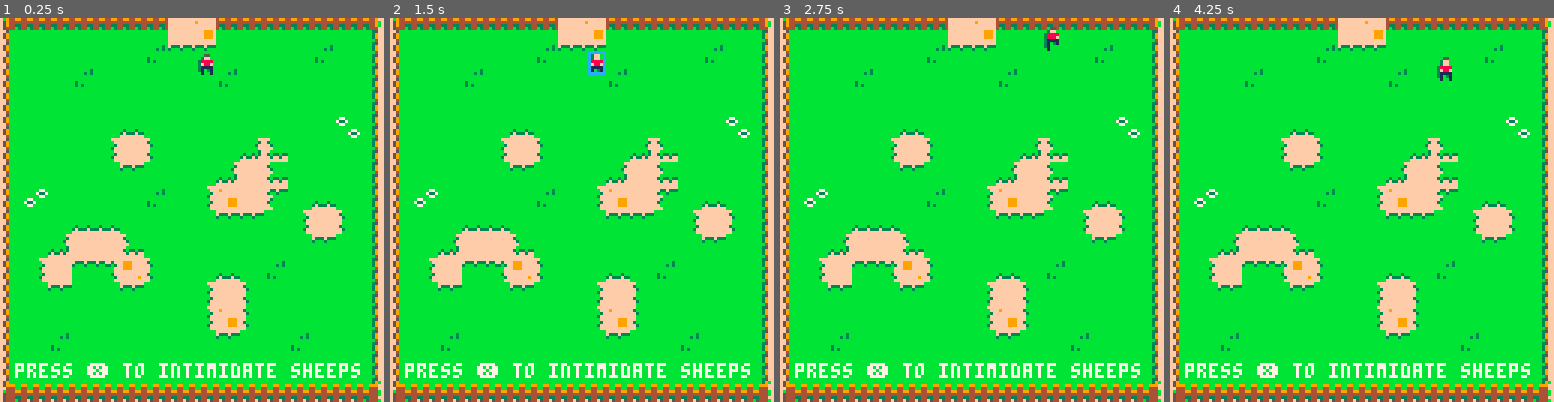
Above: before the commit, frames 1-4 (left to right).
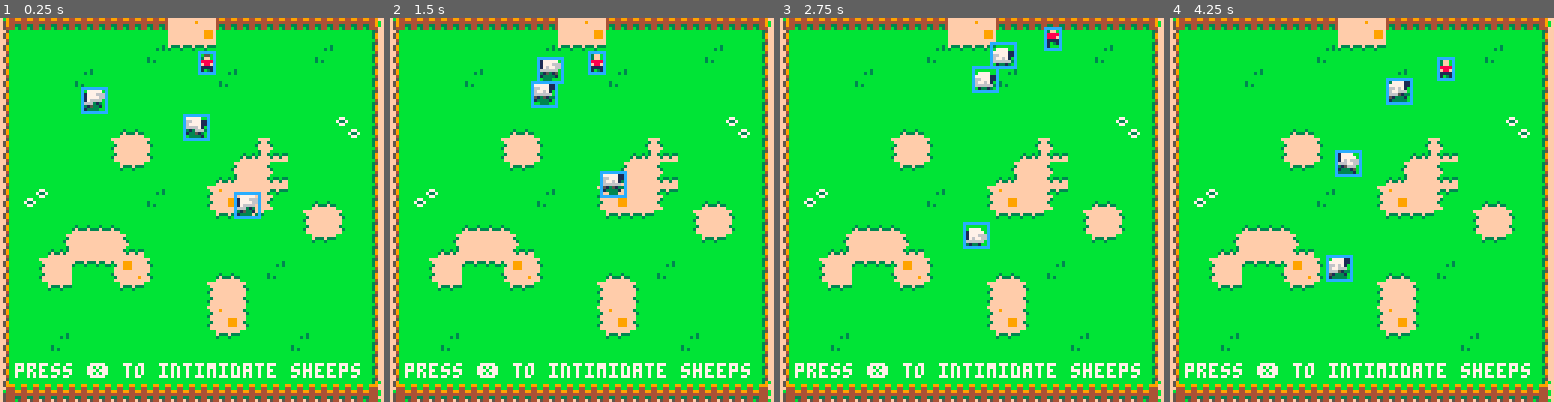
Above: after the commit, the same moments.

Repository: derpycoder/bull-sheep
Game: PICO-8 cartridge bull_sheep.p8
Same seed, same stepped clock (60 frames per second), same inputs: the game is played once before the commit and once after it.
Inputs:
- Up to frame 1 (0.25 s): no input
- Up to frame 2 (1.5 s): tap X (X key) at 0.33, 1.07 s; tap O (Z key) at 0.7 s
- Up to frame 3 (2.75 s): hold Right 1.6-2.1 s; tap O (Z key) at 1.7, 2.1, 2.5 s; tap X (X key) at 1.85 s; hold Up 2.15-2.42 s; hold Right from 2.47 s (still down)
- Up to frame 4 (4.25 s): tap O (Z key) every 0.4 s from 2.9 to 4.1 s; tap X (X key) at 2.97, 4.08 s; release Right at 3.03 s; hold Left 3.08-3.58 s; hold Down 3.63-3.97 s; hold Right from 4.02 s (still down)

The runs differ from the first frame. In frame 1, 1.5% of the frame differs, in the area x 21-68%, y 8-53%; in frame 2, 1.3%; in frame 3, 1.4%; in frame 4, 1.5%, in the area x 40-75%, y 10-69%.

Commit message:
Cleaned Up Sheep Code

Diff:
--- a/bull_sheep.p8
+++ b/bull_sheep.p8
@@ -5,20 +5,18 @@
 local last_updated
 local sample_rate
 local game_objects
-local debug
 
 function _init()
  last_updated = 0
  sample_rate = 0.05
- debug = false
 
  game_objects = {}
 
  make_shepheard(64, 10)
 
- -- make_sheep(60, 40)
- -- make_sheep(30, 20)
- -- make_sheep(80, 60
+ make_sheep(60, 40)
+ make_sheep(30, 20)
+ make_sheep(80, 60)
 end
 
 function _update()
@@ -29,10 +27,6 @@
  end
 
  animate()
-
- if btnp(4) then
-  debug = not debug
- end
 end
 
 function _draw()
@@ -61,40 +55,16 @@
 end
 
 function make_sheep(x, y)
- return {
-  transform = {
-   x = x,
-   y = y,
-   collider = {
-    circ = {
-     c = 10,
-     r = 7,
-     dx = 4,
-     dy = 4
-    },
-    rect = {
-     c = 12,
-     w = 8,
-     h = 8,
-     dx = 0,
-     dy = 0
-    }
-   },
-  },
-  phys = {
-   dx = rnd(4) - 2,
-   dy = rnd(2) - 1,
-  },
-  sprites = {
-   curr = 1,
-   idle = {
-    start = 1,
-    stop = 7
-   }
-  },
+ local sheep = make_game_object(x, y, {
+  width = 8,
+  height = 8,
+  offset = {0, 0},
+  velocity = {rnd(4) - 2, rnd(2) - 1},
+  sprite = 1,
+  idle = {1, 7},
   update = function(self)
-   self.transform.x += self.phys.dx
-   self.transform.y += self.phys.dy
+   self.x += self.velocity[1]
+   self.y += self.velocity[2]
 
    self:bounce()
 
@@ -104,35 +74,36 @@
   end,
   draw = function(self)
    spr(self.sprite,
-       self.transform.x, self.transform.y, 1, 1,
-       self.phys.dx > 0)
+       self.x, self.y, 1, 1,
+       self.velocity[1] > 0)
+
+   self:debug(12)
   end,
   animate = function(self)
    self.sprite += 1
 
-   if self.sprite > self.sprites.idle.stop then
-    self.sprite = self.sprites.idle.start
-   end
-  end,
-  debug = function(self)
-   debugger(self.transform)
+   if self.sprite > self.idle[2] then
+    self.sprite = self.idle[1]
+   end
   end,
   bounce = function(self)
    -- left or right
-   if self.transform.x <= 3 or self.transform.x >= 125 then
-    self.phys.dx =- self.phys.dx
+   if self.x <= 0 or self.x >= 120 then
+    self.velocity[1] = -self.velocity[1]
    end
 
    --top or bottom
-   if self.transform.y <= 3 or self.transform.y >= 120 then
-    self.phys.dy =- self.phys.dy
+   if self.y <= 0 or self.y >= 115 then
+    self.velocity[2] = -self.velocity[2]
    end
   end,
   intimidate = function(self)
-   self.phys.dx = rnd(2) - 1
-   self.phys.dy = rnd(2) - 1
+   self.velocity[1] = rnd(2) - 1
+   self.velocity[2] = rnd(2) - 1
   end
- }
+ })
+
+ add(game_objects, sheep)
 end
 
 function make_shepheard(x, y)
@@ -213,9 +184,7 @@
   draw = function(self)
    spr(self.sprite, self.x, self.y)
 
-   if debug then
-    self:debug(12)
-   end
+   self:debug(12)
   end,
   animate = function(self)
    self.sprite += 1
@@ -240,12 +209,16 @@
   x = x,
   y = y,
   draw =function() end,
-  debug = function(self, color)
+  debug = function(self, rect_color, text, text_color)
    rect(self.x + self.offset[1],
         self.y + self.offset[2],
         self.x + self.width,
         self.y + self.height,
-        color)
+        rect_color)
+
+   if text then
+    print(text, self.x + 8, self.y, text_color)
+   end
   end,
   update = function() end,
   animate = function() end
